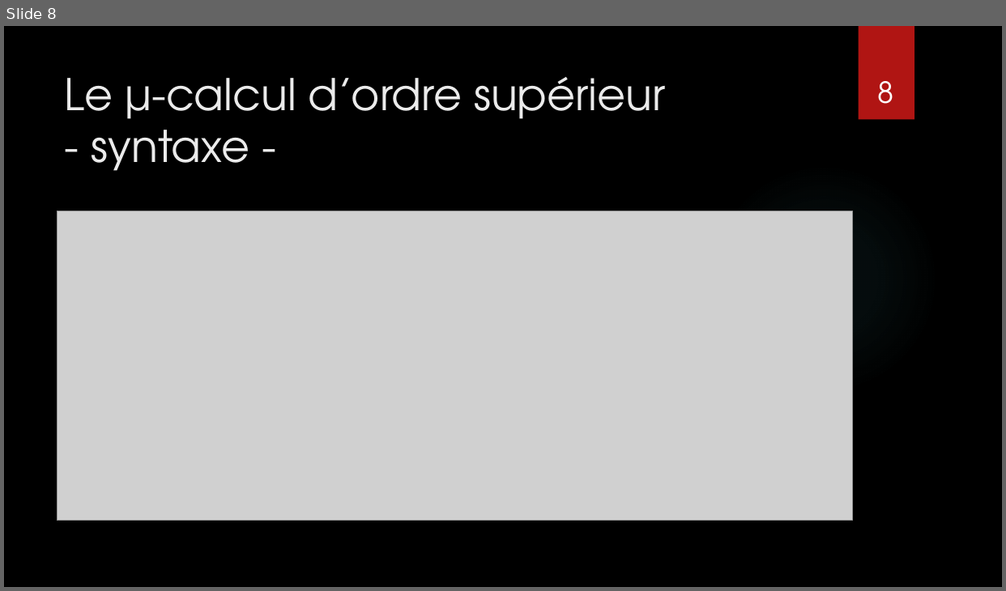
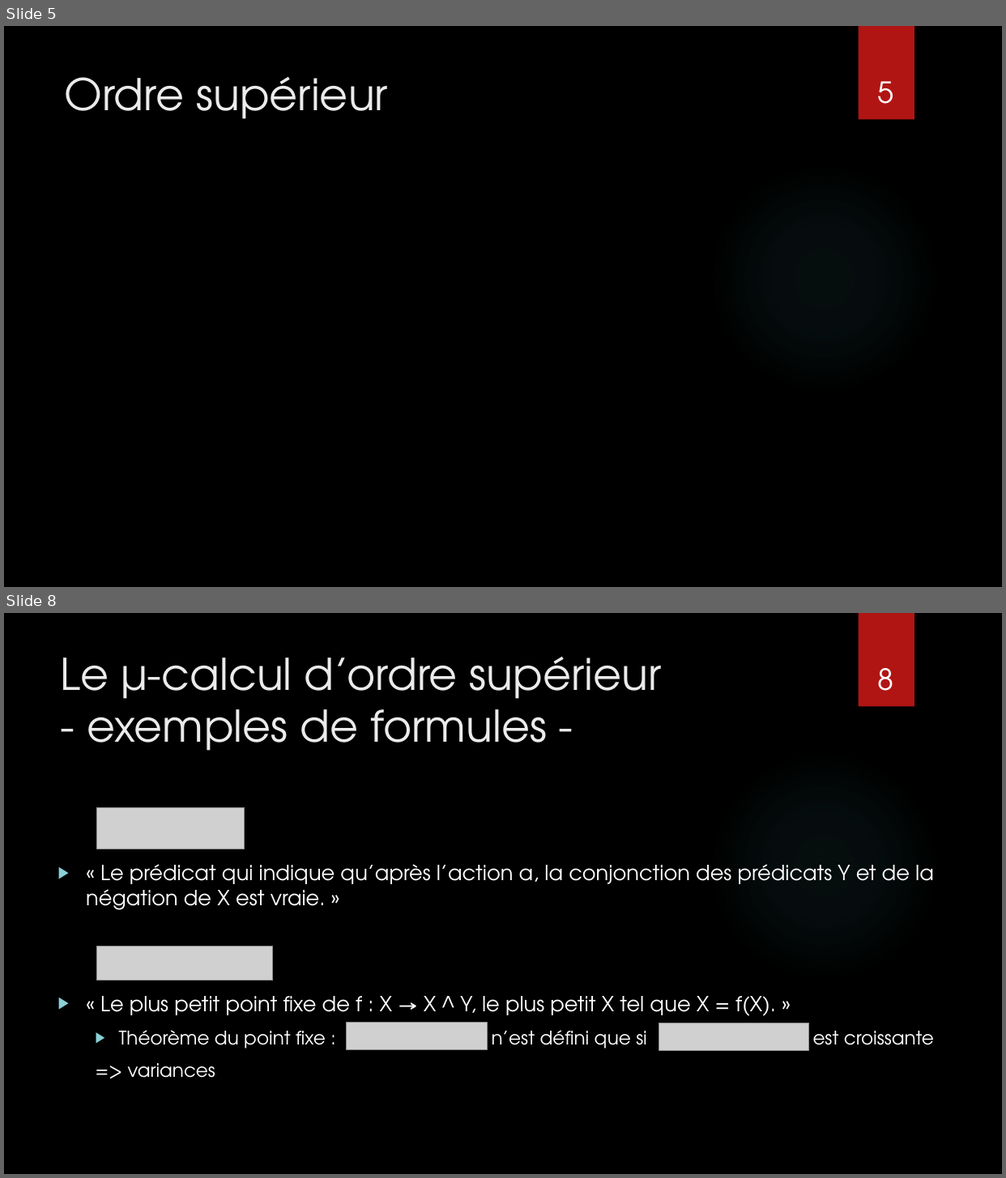
Before and after one commit to CamilleBonnin/TER-S3-Typing-the-higher-order-polyadic-mu-calculus, a slide deck: Presentation/TER_M2_presentation.pptx. Shown one above the other, each under a label of ours: slide 8 before the commit, slides 5 and 8 after it; the slides between them are not shown. The pictures are 1006x591 and 1006x1178 pixels, drawn with LibreOffice and Linux fonts; fonts in the diff are those of the drawing; grey boxes stand for pictures; background and template pictures are left out. Boxes give left, top, right and bottom in pixels: in the first picture for what was removed or moved away, otherwise in the second. Text is boxed around its words. In the diff, an @@ line names an element or a change of style, - is before the commit and + after.

```diff
--- a/Presentation/TER_M2_presentation.pptx
+++ b/Presentation/TER_M2_presentation.pptx
@@ slide 8 added at bbox=[4, 613, 1002, 1174], background picture (left out); not listed: 2 template elements that a slide beside it also shows @@
@@ title added at bbox=[60, 657, 662, 751], 42 pt, text #EBEBEB @@
+Le μ-calcul d’ordre supérieur
+- exemples de formules -
@@ page number added at bbox=[877, 668, 893, 691], 28 pt, text #FFFFFF @@
+8
@@ text added at bbox=[86, 864, 934, 1049], 20 pt, text #FFFFFF @@
+▶ « Le prédicat qui indique qu’après l’action a, la conjonction des prédicats Y et de la négation de X est vraie. »
+▶ « Le plus petit point fixe de f : X → X ^ Y, le plus petit X tel que X = f(X). »
+  ▶ Théorème du point fixe : n’est défini que si est croissante
+  => variances
@@ group added at bbox=[97, 807, 809, 1050]: 4 pictures @@
@@ what was slide 8 is now slide 5 @@
@@ slide 5 changed as well @@
@@ title at bbox=[65, 77, 389, 119]: text changed @@
-Le μ-calcul d’ordre supérieur
-- syntaxe -
+Ordre supérieur
@@ page number at bbox=[877, 81, 893, 104]: text changed @@
-8
+5
@@ picture removed at bbox=[57, 211, 853, 521] @@
```
Also in this commit, not shown: 9 other slides changed, 8 other slides added, 12 slides removed, 4 other files.
